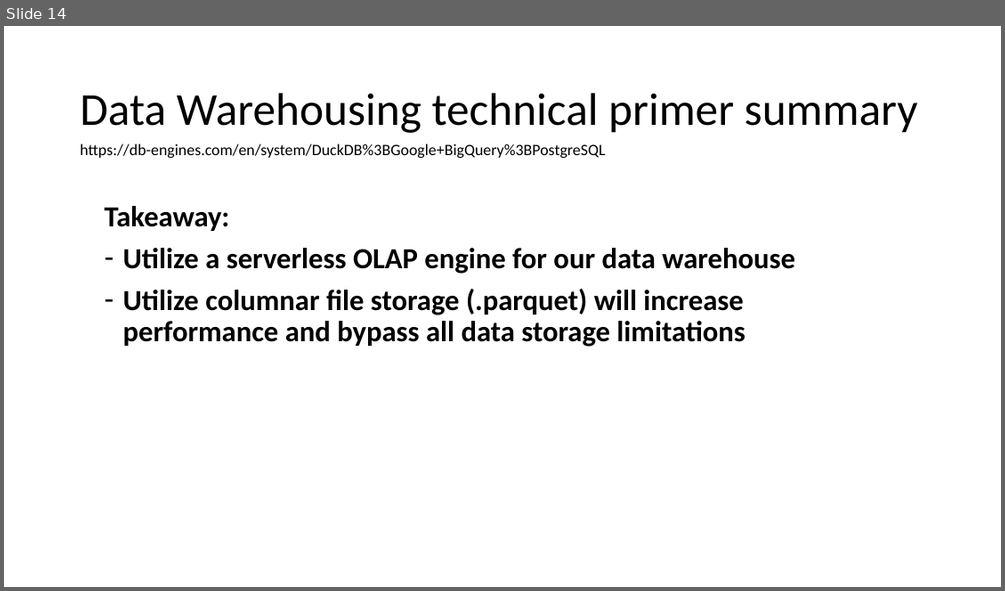
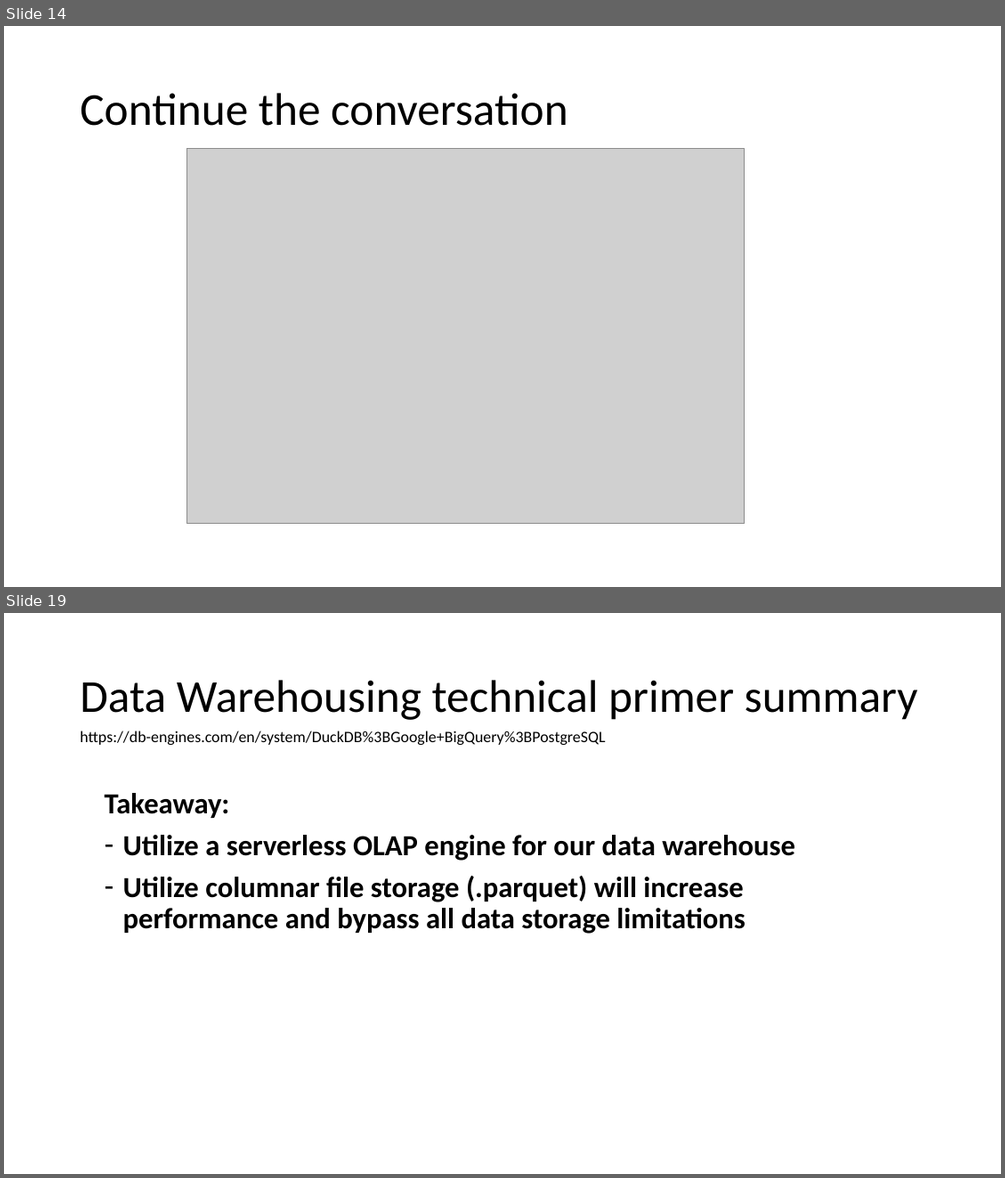
Before and after one commit to federman/hcup-extraction-loading, a slide deck: documents/presentations/2023-04-12 Weekly forum RL.pptx. Shown one above the other, each under a label of ours: slide 14 before the commit, slides 14 and 19 after it; the slides between them are not shown. The pictures are 1005x591 and 1005x1178 pixels, drawn with LibreOffice and Linux fonts; fonts in the diff are those of the drawing; grey boxes stand for pictures. Boxes give left, top, right and bottom in pixels: in the first picture for what was removed or moved away, otherwise in the second. Text is boxed around its words. In the diff, an @@ line names an element or a change of style, - is before the commit and + after.

```diff
--- a/documents/presentations/2023-04-12 Weekly forum RL.pptx
+++ b/documents/presentations/2023-04-12 Weekly forum RL.pptx
@@ slide 14 added at <box>4,26,1001,587</box>, background #FFFFFF @@
@@ title added at <box>80,93,568,126</box>, 44 pt, text #000000 @@
+Continue the conversation
@@ picture added at <box>186,149,744,524</box> @@
@@ what was slide 14 is now slide 19 @@
```
Also in this commit, not shown: 4 slides changed, 13 other slides added, 4 slides removed.
